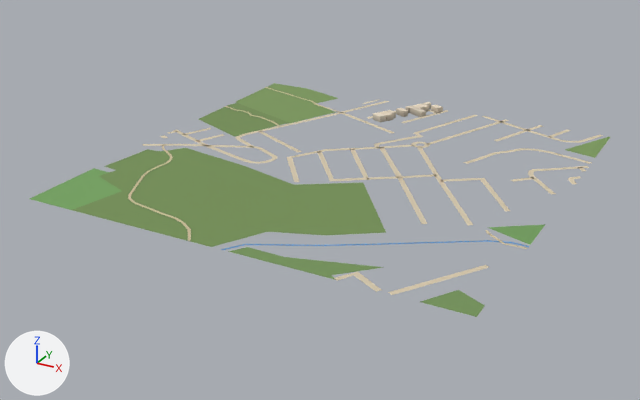
A saved change to the glTF model public/assets/bengaluru-region-v1/tiles/t32_10-l0.glb.
The view is the same before and after, from a camera (50 mm lens) standing at (16690.0, 4389.0, 380.0) and looking at (16232.0, 5221.0, -36.0). Arrows for +X, +Y and +Z are at lower left; the lights stay in place. The picture after the commit comes second. Vertices at exactly the same position are counted once.

Before the edit, the objects in view are built like this:
```python
me_building = bpy.data.meshes.new('building')
me_building.from_pydata(...)  # 80 vertices, 100 faces; spans x 203.9..275.3, y 412.3..504.5, z 0.0..8.0
me_building.materials.append(mat_building)
me_ground = bpy.data.meshes.new('ground')
me_ground.from_pydata(...)  # 793 vertices, 818 faces; spans x -3.0..502.0, y -3.0..503.0, z 1.0
me_ground.materials.append(mat_ground)
# before: 661 (463.0, 58.0, 1.0) at pixel (458, 276), 662 (457.0, 61.0, 1.0) at pixel (454, 273), 663 (444.0, 28.0, 1.0) at pixel (425, 285), 664 (439.0, 31.0, 1.0) at pixel (421, 282), 665 (425.0, -2.0, 1.0) at pixel (391, 295)
# before: 666 (420.0, 2.0, 1.0) at pixel (388, 292)
ob_building = bpy.data.objects.new('building', me_building)
ob_building.location = (16000.0, 5000.0, 0.0)
ob_ground = bpy.data.objects.new('ground', me_ground)
ob_ground.location = (16000.0, 5000.0, 0.0)
```
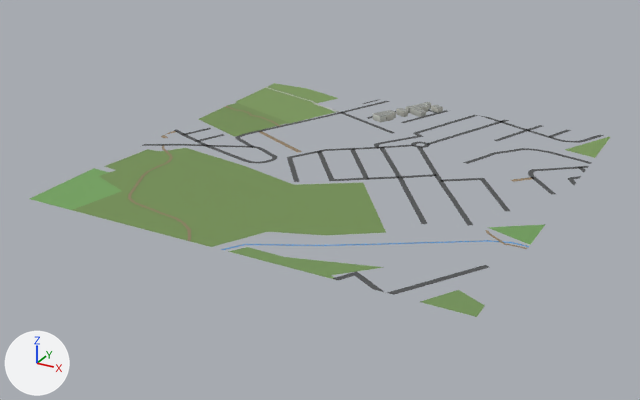
Where the change shows, as pixel boxes (x1, y1, x2, y2) in the pictures (640 x 400 px; the box of a moved part takes in the faces that stretch with it):
part 1 of me_building, recoloured: (373, 102, 443, 121) in both
part 2 of me_ground, rebuilt (15% wider, 10% taller): before (334, 272, 381, 292); after (332, 271, 386, 293)
part 3 of me_ground, moved or reshaped: before (143, 87, 603, 184); after (142, 87, 604, 185)
part 4 of me_ground, moved or reshaped: before (388, 265, 489, 295); after (387, 265, 489, 295)
part 5 of me_ground, recoloured: (128, 100, 603, 276) in both

The edits, one by one:
me_building is used by ob_building; location (16000.0, 5000.0, 0.0).
me_building had 80 vertices, 100 faces and spanned x 203.9..275.3, y 412.3..504.5, z 0.0..8.0.
me_building now has 80 vertices, 120 faces and spans x 203.9..275.3, y 412.3..504.5, z 0.0..8.0.
me_building part 1: 100 kept faces spanning x 203.9..275.3, y 412.3..504.5, z 0.0..8.0 get new vertex colours.
Edits to the shape of me_building do not show in these pictures.
me_ground is used by ob_ground; location (16000.0, 5000.0, 0.0).
Verts and faces of me_ground; kept vertices keep their numbers, new ones are numbered from 793.
me_ground had 793 vertices, 818 faces and spanned x -3.0..502.0, y -3.0..503.0, z 1.0.
me_ground now has 799 vertices, 826 faces and spans x 0.0..500.0, y 0.0..500.0, z 1.0.
me_ground part 2: the loose piece of 6 vertices spanning x 367.0..414.0, y -3.0..22.0, z 1.0 is rebuilt with 8 vertices and now spans x 366.0..418.0, y 0.0..22.0, z 1.0.
Part 3, on me_ground:
13 vertices are removed from x -1.0..502.0, y 226.0..501.0, z 1.0.
19 faces are deleted.
7 vertices in x 177.0..450.0, y 238.0..499.0, z 1.0 move by (0.0, 1.0, 0.0).
6 vertices in x -1.0..491.0, y 192.0..499.0, z 1.0 move by (1.0, 1.0, 0.0).
6 vertices in x 277.0..444.0, y 394.0..501.0, z 1.0 move by (0.0, -1.0, 0.0).
4 vertices in x 1.0..486.0, y 187.0..501.0, z 1.0 move by (-1.0, -1.0, 0.0).
22 vertices move from x -3.0..502.0, y 240.0..503.0, z 1.0 to x 0.0..500.0, y 239.0..500.0, z 1.0.
17 vertices are added at x 0.0..500.0, y 225.0..500.0, z 1.0.
25 new faces join them.
Part 4, on me_ground:
Vertices deleted: 663 to 666 (with the faces that use them).
Vertex 662 moves to (457.0, 59.0, 1.0), pixel (452, 273).
Vertex 661 moves to (462.0, 56.0, 1.0), pixel (456, 276).
New vertex 810 is at (437.0, 28.0, 1.0), pixel (418, 283).
New vertex 811 is at (442.0, 25.0, 1.0), pixel (422, 286).
New vertex 812 is at (426.0, 0.0, 1.0), pixel (393, 294).
New vertex 813 is at (419.0, 0.0, 1.0), pixel (386, 292).
New faces: (661, 662, 810), (661, 810, 811), (810, 812, 811), (810, 813, 812).
me_ground part 5: 419 kept faces spanning x 0.0..500.0, y 0.0..500.0, z 1.0 get new vertex colours; the middle colour goes from beige #d7c9ae to dark grey #535556.
